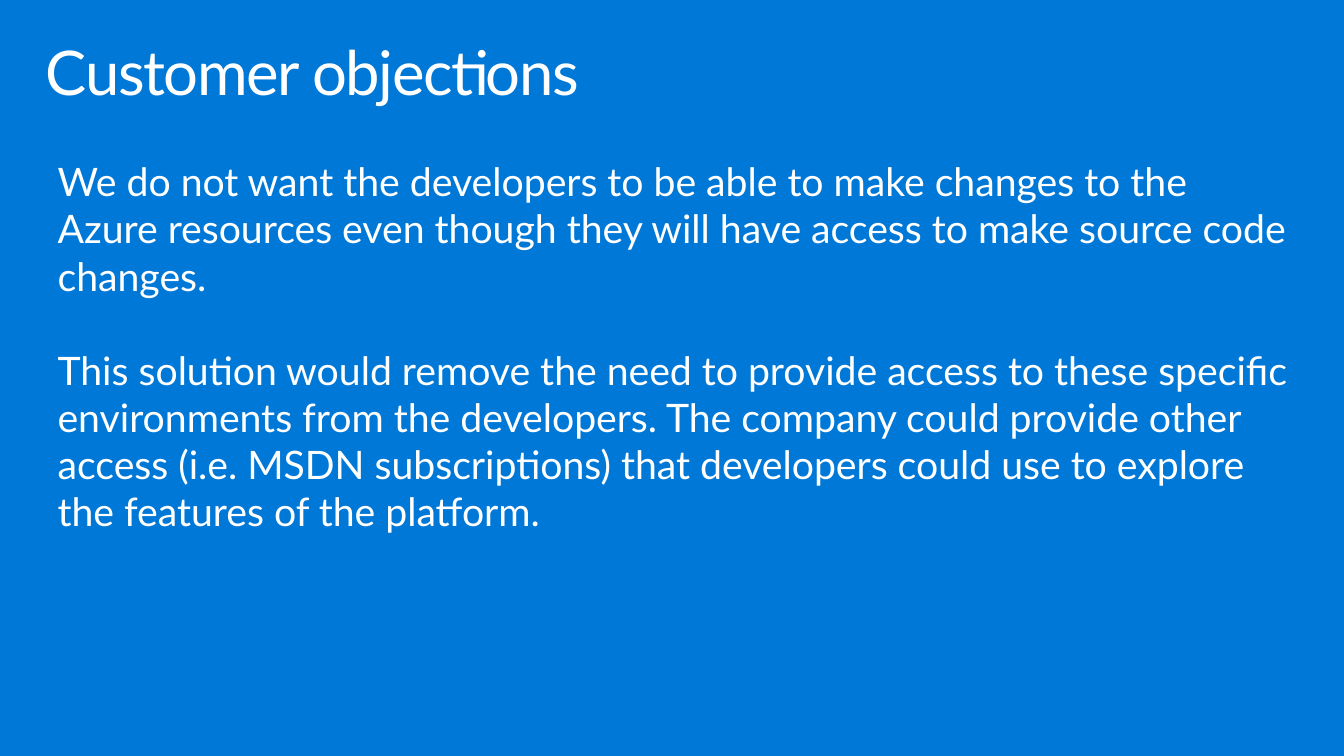
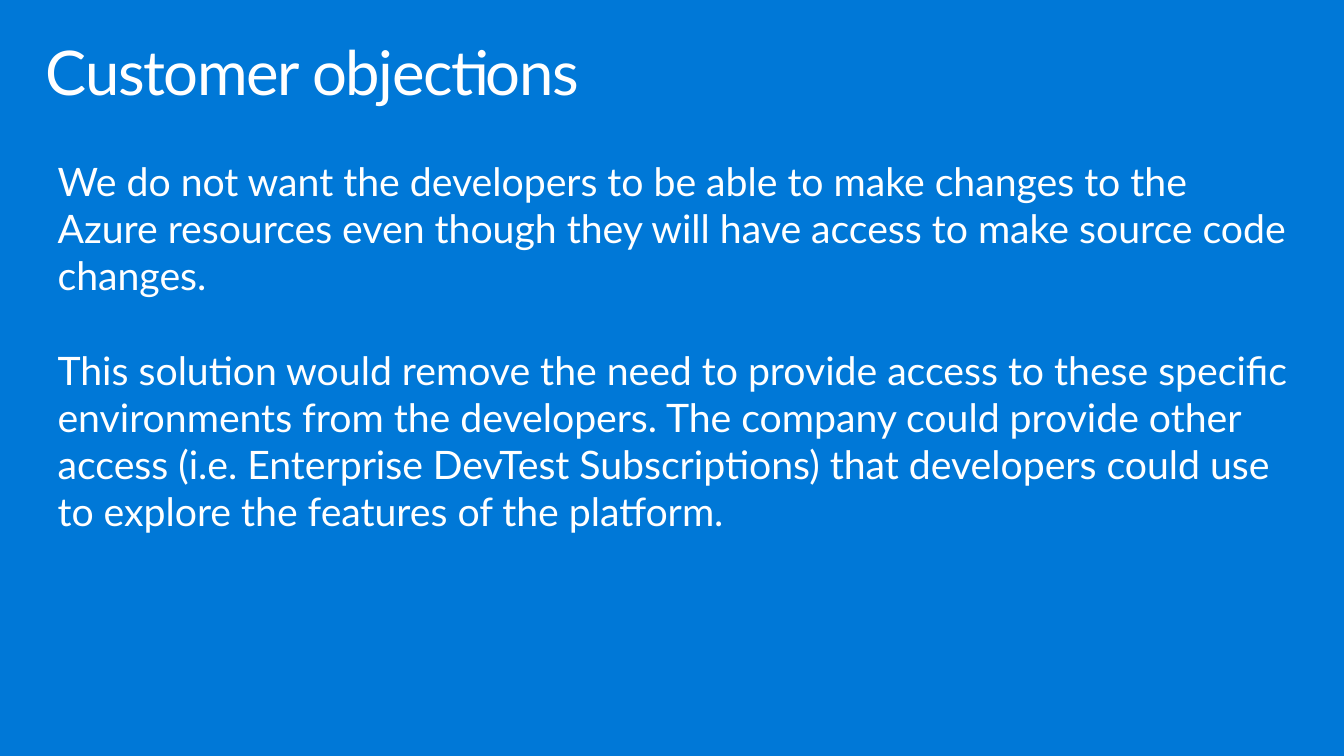
Before and after one commit to yashmadan123/MCW-Continuous-delivery-in-Azure-DevOps, a slide deck: slide 27 of Whiteboard design session/WDS trainer presentation - Continuous delivery in VSTS and Azure.pptx. Drawn at 1344x756 pixels with LibreOffice and Linux fonts; fonts in the diff are those of the drawing. Boxes give left, top, right and bottom in pixels: in the first picture for what was removed or moved away, otherwise in the second. Text is boxed around its words. In the diff, an @@ line names an element or a change of style, - is before the commit and + after.

```diff
--- a/Whiteboard design session/WDS trainer presentation - Continuous delivery in VSTS and Azure.pptx
+++ b/Whiteboard design session/WDS trainer presentation - Continuous delivery in VSTS and Azure.pptx
@@ text at (x1=58, y1=356, x2=1287, y2=533): text changed @@
-This solution would remove the need to provide access to these specific environments from the developers. The company could provide other access (i.e. MSDN subscriptions) that developers could use to explore the features of the platform.
+This solution would remove the need to provide access to these specific environments from the developers. The company could provide other access (i.e. Enterprise DevTest Subscriptions) that developers could use to explore the features of the platform.
```
Also in this commit, not shown: 3 other slides changed, 1 slide added, 1 slide removed, 2 other files.
